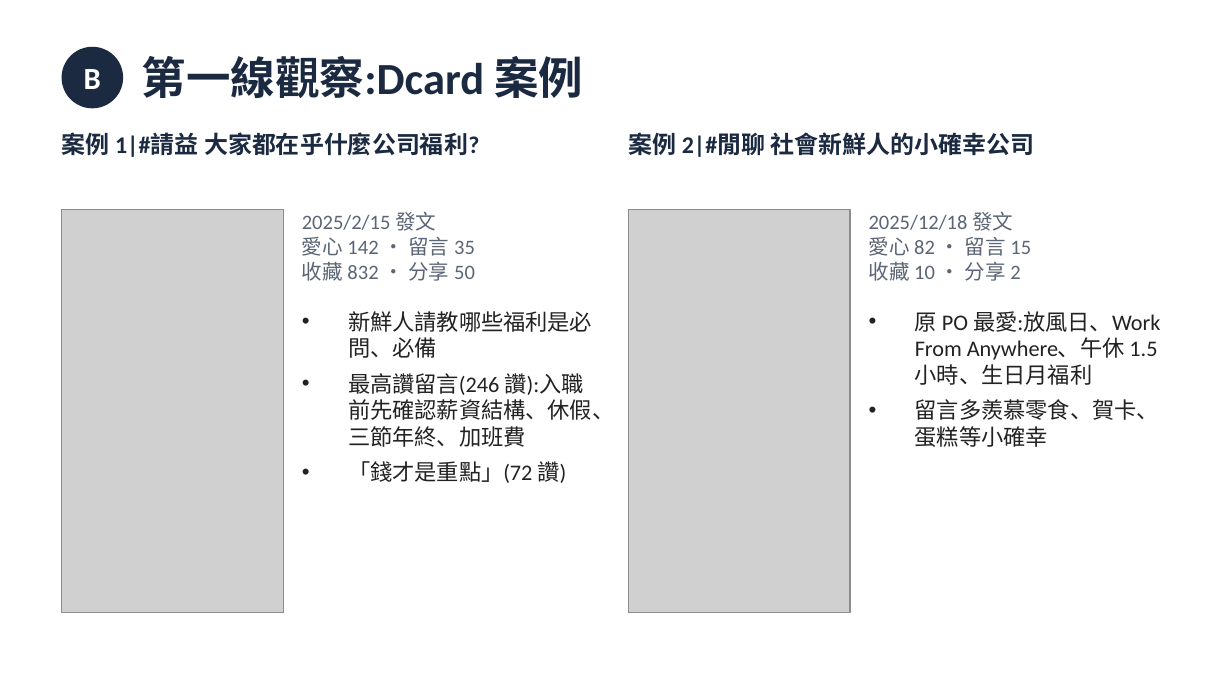
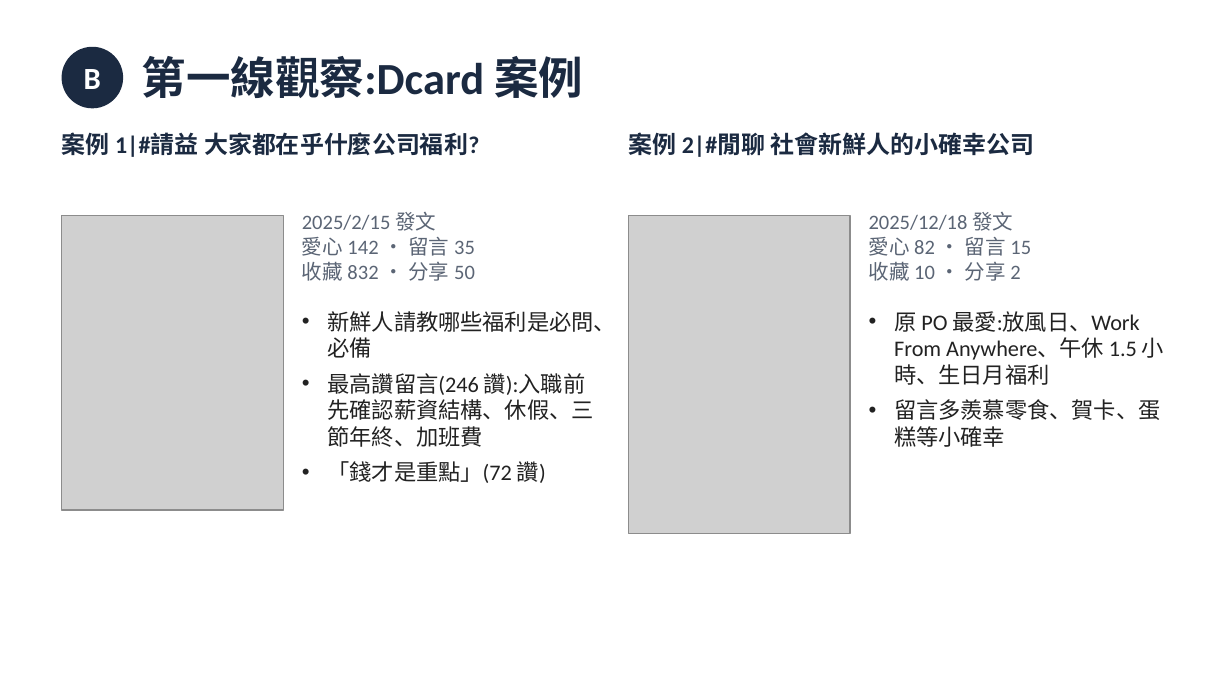
Before and after one commit to tobychien/project-hub, a slide deck: slide 7 of deliverables/CMC_10月_AB任務簡報.pptx. Drawn at 1232x693 pixels with LibreOffice and Linux fonts; fonts in the diff are those of the drawing; grey boxes stand for pictures. Boxes give left, top, right and bottom in pixels: in the first picture for what was removed or moved away, otherwise in the second. Text is boxed around its words. In the diff, an @@ line names an element or a change of style, - is before the commit and + after.

```diff
--- a/deliverables/CMC_10月_AB任務簡報.pptx
+++ b/deliverables/CMC_10月_AB任務簡報.pptx
@@ picture: place and size @@
-picture at <box>62,209,283,612</box>
+picture at <box>62,216,283,510</box>
@@ picture: place and size @@
-picture at <box>628,209,850,612</box>
+picture at <box>628,216,850,533</box>
@@ text "新鮮人請教哪些福利是必問、必備" at <box>327,311,615,483</box>: indent changed @@
@@ text "原 PO 最愛:放風日、Work From Anywhere、午休 ..." at <box>894,311,1164,447</box>: indent changed @@
```
Also in this commit, not shown: 6 other slides changed.
